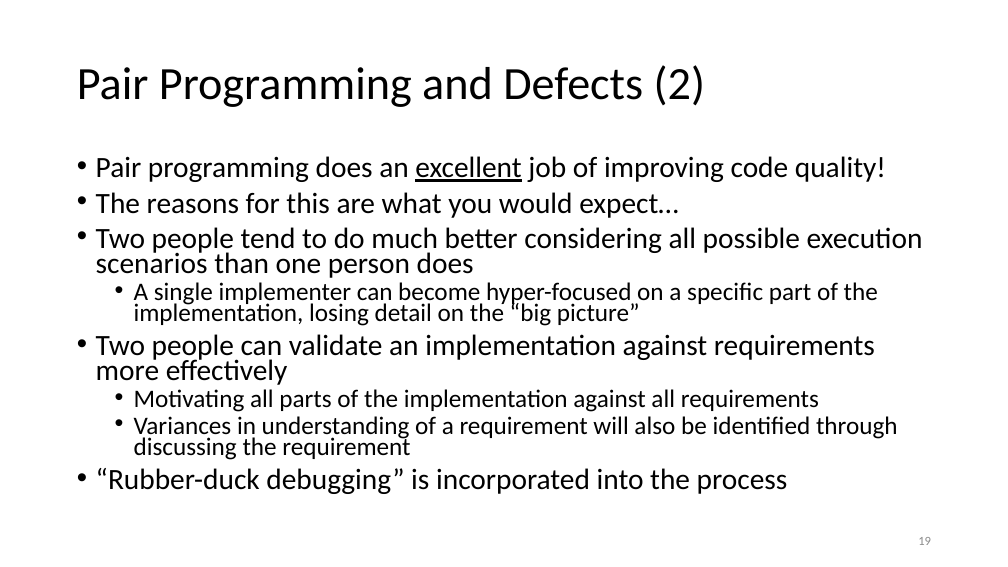
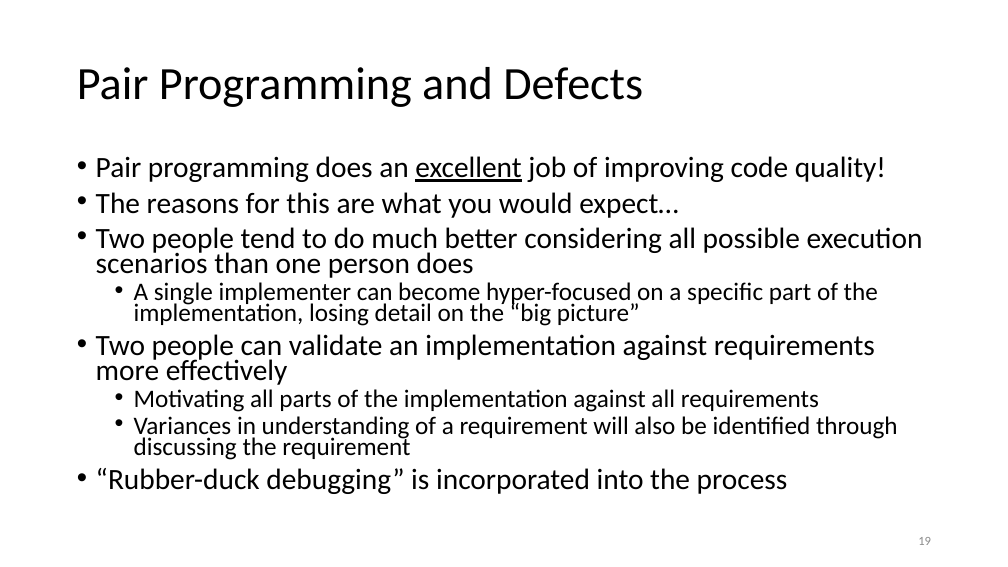
Before and after one commit to birajnp/Code-Review, a slide deck: slide 19 of presentations/CollaborativeConstruction.pptx. Drawn at 1008x567 pixels with LibreOffice and Linux fonts; fonts in the diff are those of the drawing. Boxes give left, top, right and bottom in pixels: in the first picture for what was removed or moved away, otherwise in the second. Text is boxed around its words. In the diff, an @@ line names an element or a change of style, - is before the commit and + after.

```diff
--- a/presentations/CollaborativeConstruction.pptx
+++ b/presentations/CollaborativeConstruction.pptx
@@ title at (77, 67, 643, 107): text changed @@
-Pair Programming and Defects (2)
+Pair Programming and Defects
```
Also in this commit, not shown: 8 other slides changed, 4 slides added, 1 slide removed.
